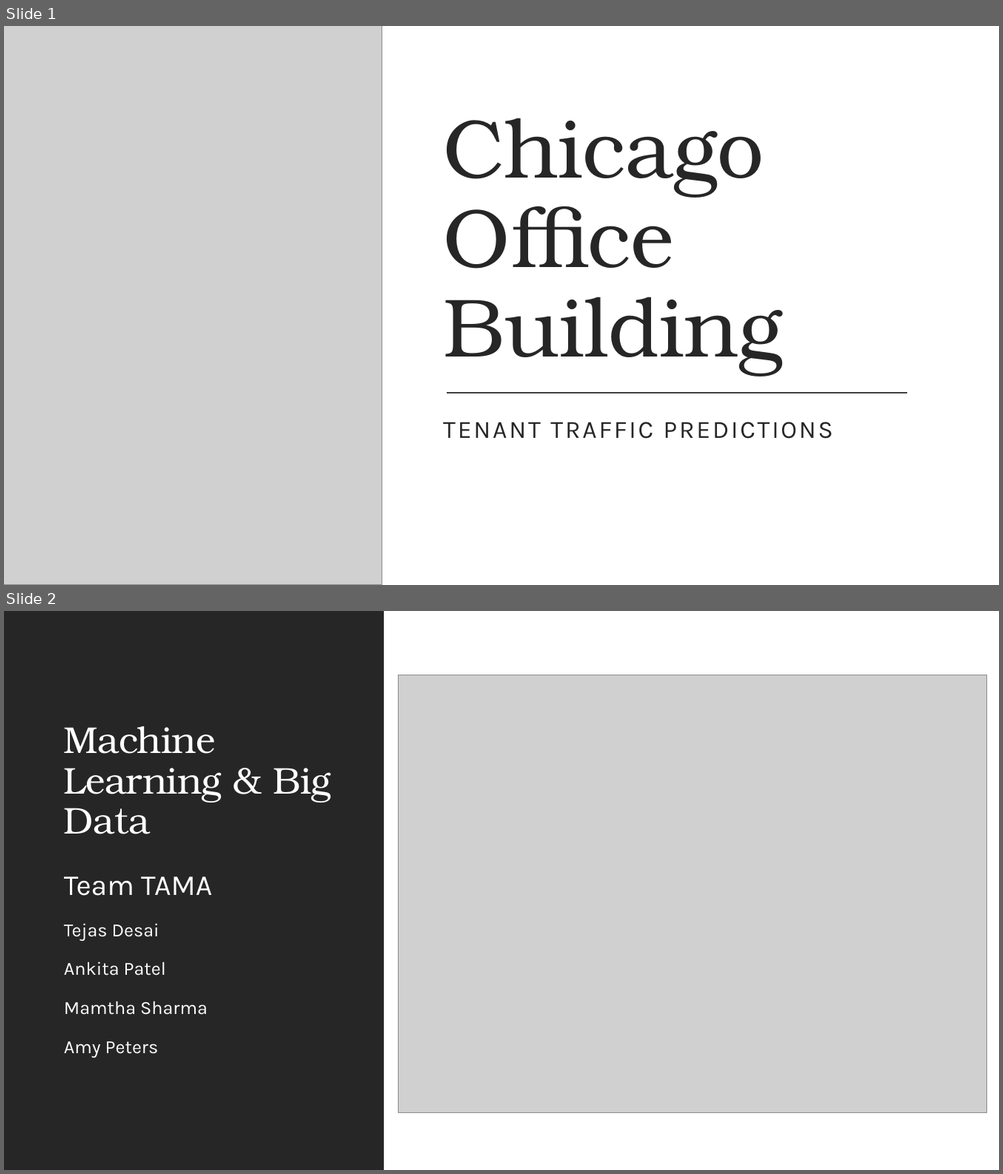
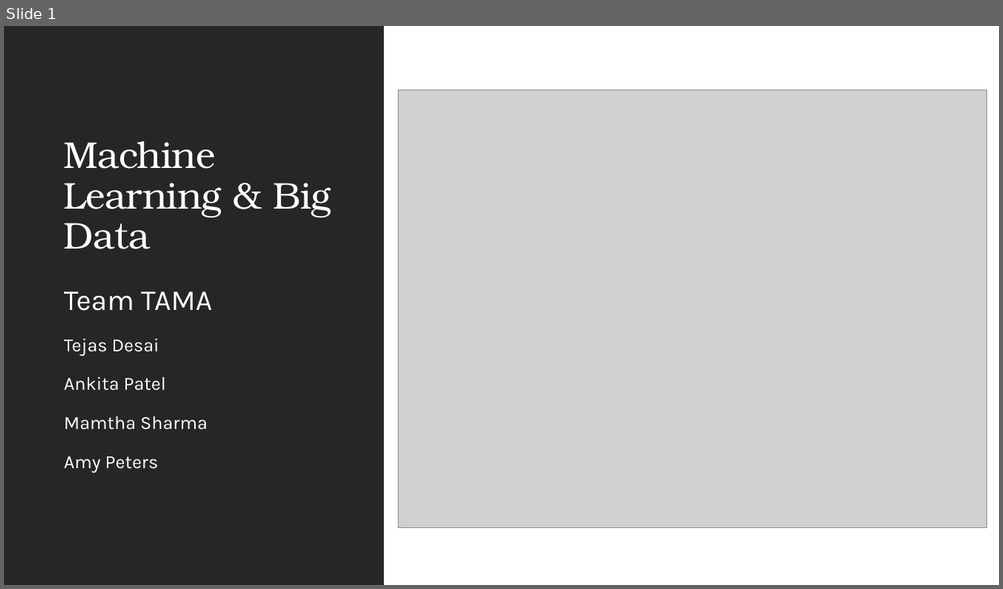
Before and after one commit to tdesai1969/Building_Utilization, a slide deck: Chicago Office Building.pptx. Shown one above the other, each under a label of ours: slides 1 and 2 before the commit, slide 1 after it. The pictures are 1003x1174 and 1003x589 pixels, drawn with LibreOffice and Linux fonts; fonts in the diff are those of the drawing; grey boxes stand for pictures. Boxes give left, top, right and bottom in pixels: in the first picture for what was removed or moved away, otherwise in the second. Text is boxed around its words. In the diff, an @@ line names an element or a change of style, - is before the commit and + after.

```diff
--- a/Chicago Office Building.pptx
+++ b/Chicago Office Building.pptx
@@ slide 1 removed at (x1=4, y1=26, x2=999, y2=585), background #FFFFFF @@
@@ rectangle removed at (x1=4, y1=26, x2=999, y2=585) @@
@@ picture removed at (x1=4, y1=26, x2=382, y2=585) @@
@@ title removed at (x1=443, y1=118, x2=782, y2=376) @@
-Chicago Office Building
@@ line removed from (447, 393) to (907, 393) @@
@@ subtitle removed at (x1=443, y1=422, x2=833, y2=439) @@
-TENANT TRAFFIC PREDICTIONS
@@ rectangle removed at (x1=4, y1=548, x2=999, y2=585) @@
@@ what was slide 2 is now slide 1 @@
```
Also in this commit, not shown: 4 slides changed, 1 slide added, 1 other slide removed.
